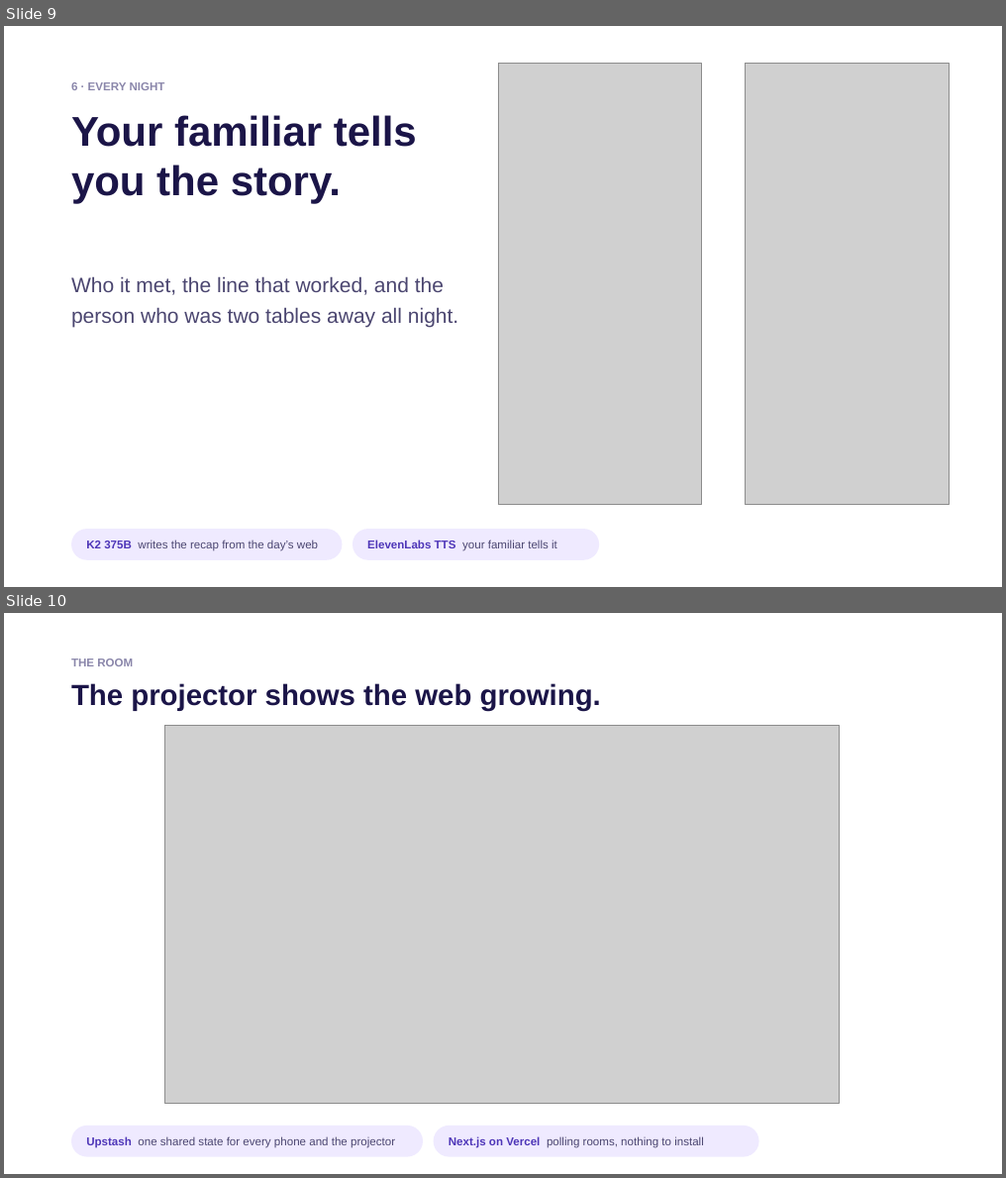
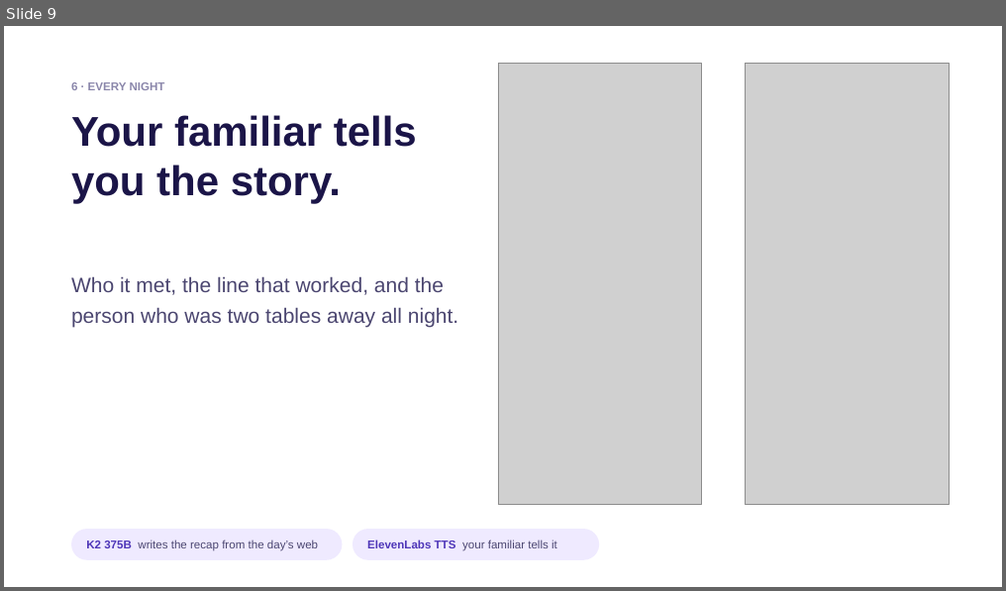
Before and after one commit to ojpbarbosa/hackcmu-2026, a slide deck: docs/deck/familiars.pptx. Shown one above the other, each under a label of ours: slides 9 and 10 before the commit, slide 9 after it. The pictures are 1006x1178 and 1006x591 pixels, drawn with LibreOffice and Linux fonts; fonts in the diff are those of the drawing; grey boxes stand for pictures; background and template pictures are left out. Boxes give left, top, right and bottom in pixels: in the first picture for what was removed or moved away, otherwise in the second. Text is boxed around its words. In the diff, an @@ line names an element or a change of style, - is before the commit and + after.

```diff
--- a/docs/deck/familiars.pptx
+++ b/docs/deck/familiars.pptx
@@ slide 10 removed at (x1=4, y1=613, x2=1002, y2=1174), background picture (left out) @@
@@ text removed at (x1=71, y1=659, x2=133, y2=666) @@
-THE ROOM
@@ text removed at (x1=71, y1=683, x2=601, y2=711) @@
-The projector shows the web growing.
@@ picture removed at (x1=165, y1=725, x2=839, y2=1104) @@
@@ rounded rectangle removed at (x1=71, y1=1126, x2=423, y2=1157) @@
-Upstash one shared state for every phone and the projector
@@ rounded rectangle removed at (x1=434, y1=1126, x2=759, y2=1157) @@
-Next.js on Vercel polling rooms, nothing to install
```
Also in this commit, not shown: 4 slides changed, 1 other file.
